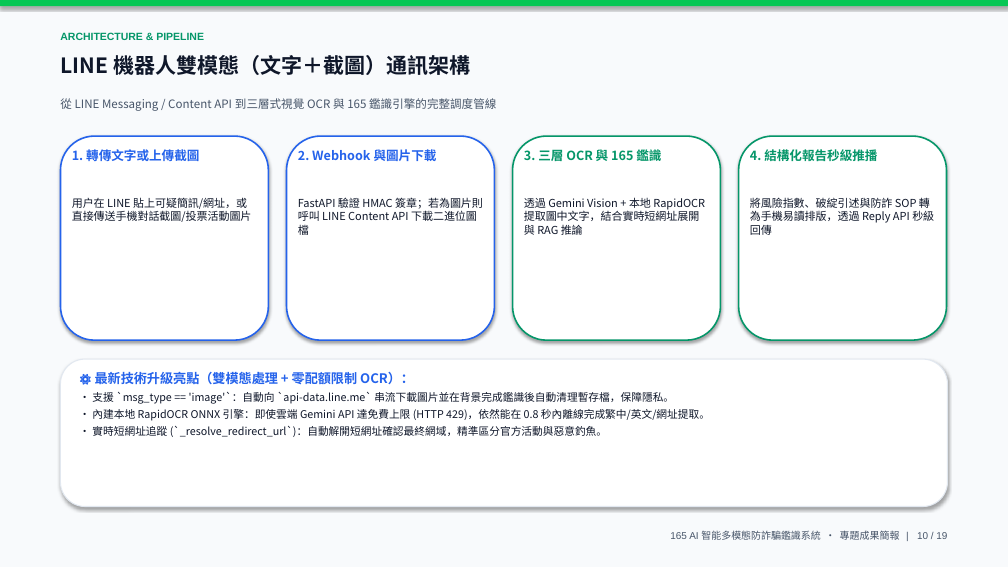
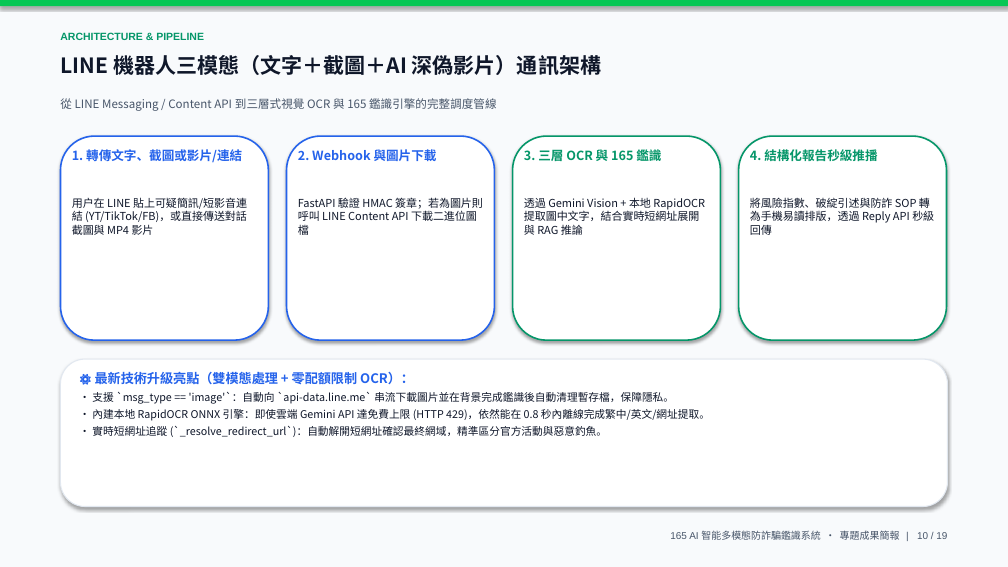
Before and after one commit to alex0647-star/165-anti-scam-ai, a slide deck: slide 10 of 165_AI智能多模態防詐騙鑑識系統_專題簡報.pptx. Drawn at 1008x567 pixels with LibreOffice and Linux fonts; fonts in the diff are those of the drawing. Boxes give left, top, right and bottom in pixels: in the first picture for what was removed or moved away, otherwise in the second. Text is boxed around its words. In the diff, an @@ line names an element or a change of style, - is before the commit and + after.

Commit message:
更新 165 AI 專題簡報、LINE 官方機器人伺服器與相關實測成果

```diff
--- a/165_AI智能多模態防詐騙鑑識系統_專題簡報.pptx
+++ b/165_AI智能多模態防詐騙鑑識系統_專題簡報.pptx
@@ text at (60, 55, 601, 75): text changed @@
-LINE 機器人雙模態（文字＋截圖）通訊架構
+LINE 機器人三模態（文字＋截圖＋AI 深偽影片）通訊架構
@@ text at (72, 149, 242, 162): text changed @@
-1. 轉傳文字或上傳截圖
+1. 轉傳文字、截圖或影片/連結
@@ text at (72, 197, 247, 235): text changed @@
-用戶在 LINE 貼上可疑簡訊/網址，或直接傳送手機對話截圖/投票活動圖片
+用戶在 LINE 貼上可疑簡訊/短影音連結 (YT/TikTok/FB)，或直接傳送對話截圖與 MP4 影片
```
Also in this commit, not shown: 2 other slides changed, 5 other files.
